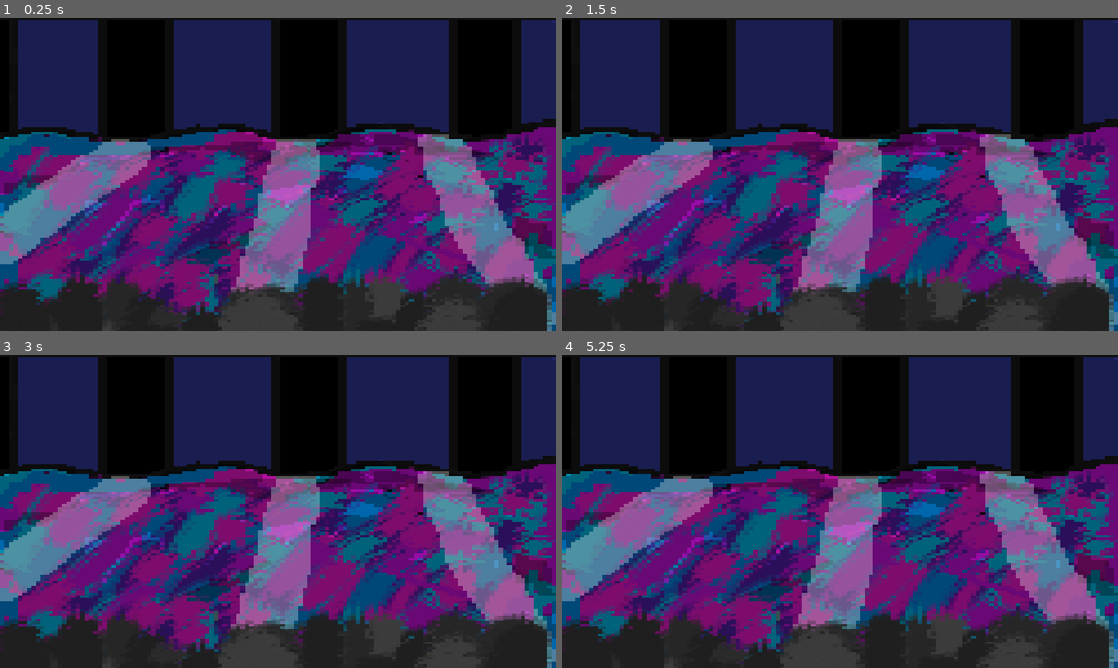
Above: before the commit, frames 1-4 (two rows, left to right).
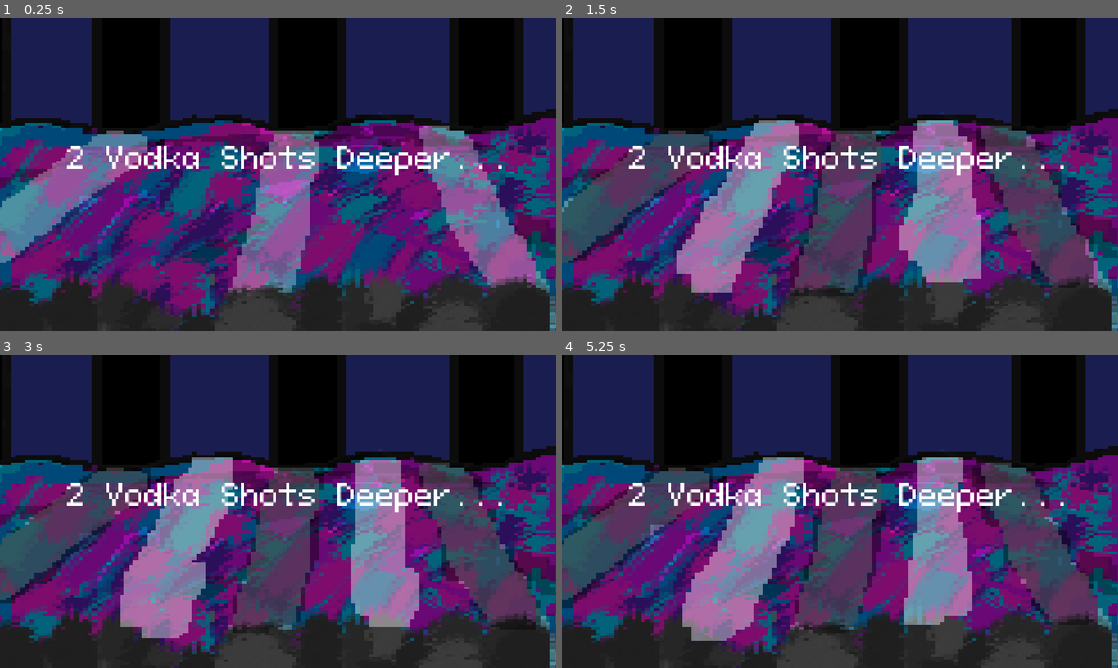
Above: after the commit, the same moments.

Repository: jyatch/bouncer-game
Game: Godot game, scene res://Scenes/InDaClub.tscn
The game is run twice, just before and just after one commit, with the same random seed, the same clock (stepped at 60 frames per second) and the same inputs. This scene is started directly instead of the project's main scene.
Inputs (mouse positions are in pixels of both pictures, inside the frame that each line leads up to):
- Up to frame 1 (0.25 s): no input
- Up to frame 2 (1.5 s): tap Enter at 0.5 s; move the mouse to (962, 158) at 0.52 s; hold D 0.53-1.25 s; tap Z at 0.6 s; click (962, 158) at 0.67 s; tap Space at 0.77 s; drag from (728, 190) to (812, 237) at 1.27 s
- Up to frame 3 (3 s): tap Space at 2 s; move the mouse to (333, 442) at 2.02 s; hold D 2.03-2.75 s; tap K at 2.1 s; tap Enter at 2.75 s; drag from (250, 574) to (111, 464) at 2.77 s
- Up to frame 4 (5.25 s): tap Space at 3.5, 3.77 s; move the mouse to (1006, 558) at 3.52 s; hold Down 3.53-4.25 s; tap B at 3.6 s; drag from (673, 464) to (756, 433) at 4.27 s; move the mouse to (867, 511) at 5.02 s; hold Down from 5.03 s (still down); tap I at 5.1 s; click (867, 511) at 5.17 s

The runs differ from the first frame. In frame 1, 30% of the frame differs, in the area x 0-100%, y 0-100%; in frame 2, 44%; in frame 3, 44%; in frame 4, 44%.

Commit message:
in da club scene made

Diff:
--- a/Scenes/InDaClub.tscn
+++ b/Scenes/InDaClub.tscn
@@ -1,6 +1,8 @@
 [gd_scene format=3 uid="uid://7300blbyw7ol"]
 
+[ext_resource type="Script" uid="uid://c2jfys7qwwras" path="res://Scenes/in_da_club.gd" id="1_fr0ii"]
 [ext_resource type="Texture2D" uid="uid://b0tkpm4eiypm4" path="res://Images/BG-sprite.png" id="1_tg2pa"]
+[ext_resource type="Theme" uid="uid://c1oriq4f207wx" path="res://fonts/ui_theme.tres" id="3_vcpgh"]
 
 [sub_resource type="AtlasTexture" id="AtlasTexture_fr0ii"]
 atlas = ExtResource("1_tg2pa")
@@ -67,8 +69,24 @@
 }]
 
 [node name="InDaClub" type="Node2D" unique_id=850964493]
+script = ExtResource("1_fr0ii")
 
-[node name="AnimatedSprite2D" type="AnimatedSprite2D" parent="." unique_id=1153961762]
-position = Vector2(1475, 251.49997)
-scale = Vector2(9.21875, 5.2562494)
+[node name="BG" type="AnimatedSprite2D" parent="." unique_id=1153961762]
+position = Vector2(1487, 234)
+scale = Vector2(9.3867855, 5.586205)
 sprite_frames = SubResource("SpriteFrames_p1u0j")
+
+[node name="RichTextLabel" type="RichTextLabel" parent="." unique_id=1010238788]
+anchors_preset = 8
+anchor_left = 0.5
+anchor_top = 0.5
+anchor_right = 0.5
+anchor_bottom = 0.5
+offset_left = 139.0
+offset_top = 252.0
+offset_right = 1076.0
+offset_bottom = 343.0
+grow_horizontal = 2
+grow_vertical = 2
+theme = ExtResource("3_vcpgh")
+text = "2 Vodka Shots Deeper..."
--- /dev/null
+++ b/Scenes/in_da_club.gd
@@ -0,0 +1,6 @@
+extends Node2D
+@onready var BG = $BG
+
+
+func _ready() -> void:
+	BG.play()
--- a/fonts/ui_theme.tres
+++ b/fonts/ui_theme.tres
@@ -4,3 +4,4 @@
 
 [resource]
 default_font = ExtResource("1_wpbi6")
+default_font_size = 60
Not shown, added: Scenes/in_da_club.gd.uid
